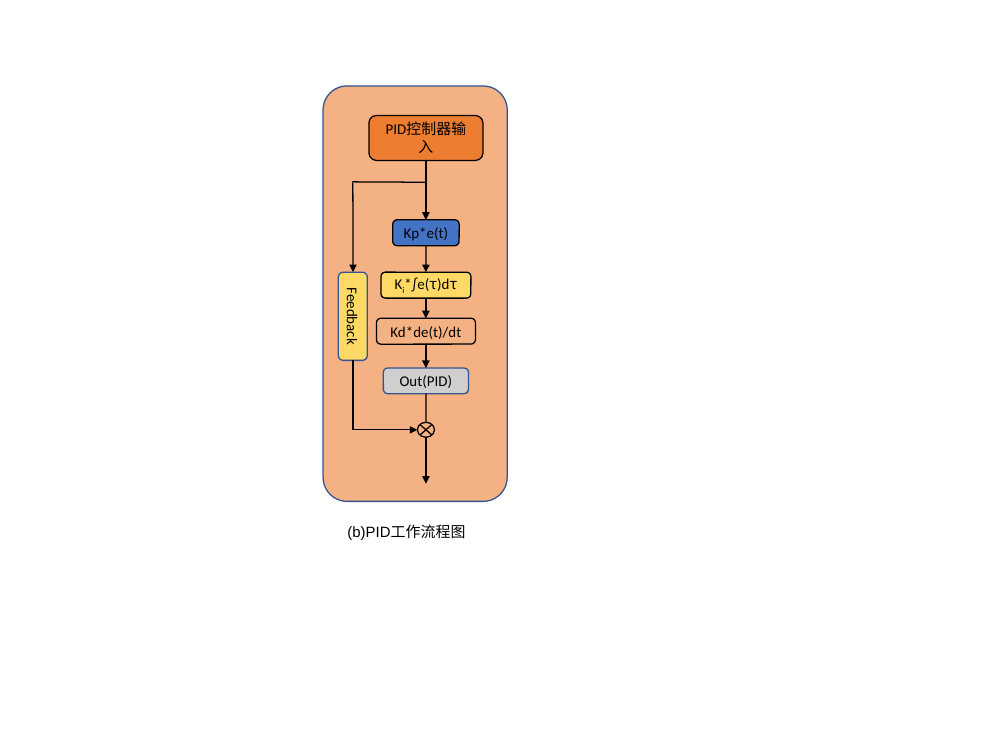
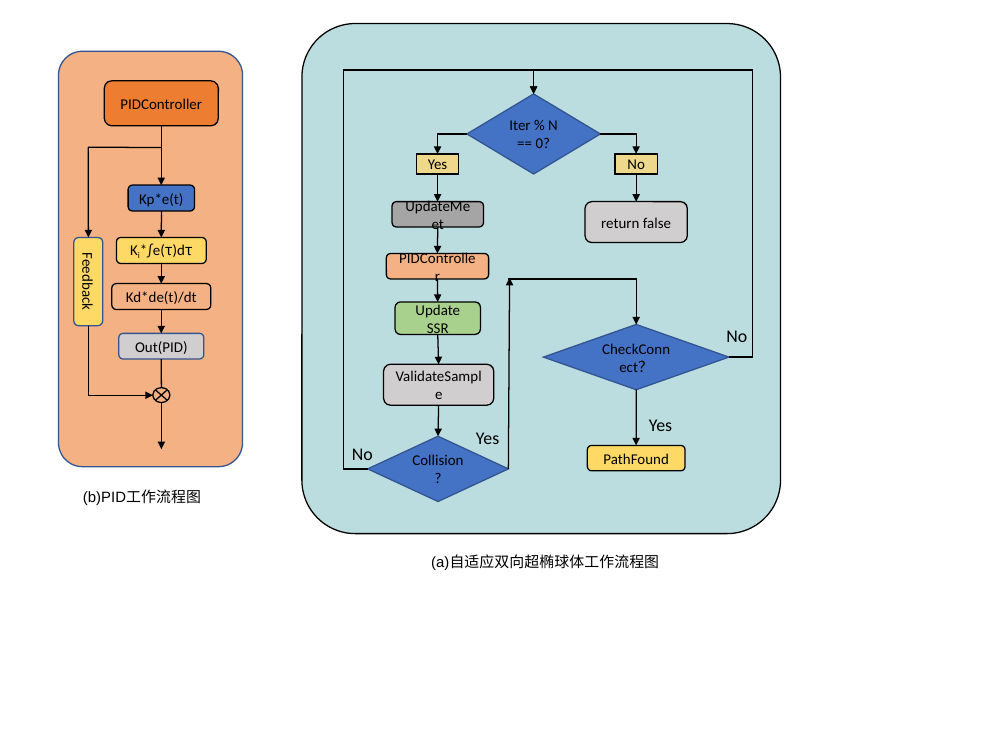
Before and after one commit to Montage-debug/Obesidian, a slide deck: slide 7 of 01-项目实践/机械革命项目/SC-RRT小论文编写/流程图/流程图绘制模板.pptx (slide 6 before the commit). Drawn at 1008x741 pixels with LibreOffice and Linux fonts; fonts in the diff are those of the drawing. Boxes give left, top, right and bottom in pixels: in the first picture for what was removed or moved away, otherwise in the second. Text is boxed around its words. In the diff, an @@ line names an element or a change of style, - is before the commit and + after.

Commit message:
docs(SC-RRT): 添加自适应双向超椭球体工作流程图文档
添加了完整的SC-RRT算法自适应双向超椭球体工作流程图文档，
包含整体流程图、核心模块详细流程、关键参数汇总和自适应
机制说明，同时更新了论文中的程序框图标注。

```diff
--- a/01-项目实践/机械革命项目/SC-RRT小论文编写/流程图/流程图绘制模板.pptx
+++ b/01-项目实践/机械革命项目/SC-RRT小论文编写/流程图/流程图绘制模板.pptx
@@ rounded rectangle removed at box(370, 115, 483, 160) @@
-PID控制器输入
@@ 6 rounded rectangles, 2 arrows, 1 text, 1 flow chart summing junction, 1 elbow arrow, 1 line: place and size @@
-6 rounded rectangles, 2 arrows, 1 text, 1 flow chart summing junction, 1 elbow arrow, 1 line at box(323, 87, 507, 540)
+6 rounded rectangles, 2 arrows, 1 text, 1 flow chart summing junction, 1 elbow arrow, 1 line at box(58, 52, 243, 505)
@@ arrow moved from (426, 161) - (426, 219) to (438, 174) - (438, 202) @@
@@ group added at box(104, 80, 218, 387): 4 arrows, 1 line, 1 rounded rectangle @@
+PIDController
@@ arrow moved from (426, 246) - (426, 272) to (438, 227) - (438, 253) @@
@@ arrow moved from (426, 298) - (426, 319) to (438, 279) - (438, 302) @@
@@ arrow moved from (426, 344) - (426, 368) to (438, 334) - (439, 364) @@
@@ group added at box(302, 24, 781, 533): 7 rounded rectangles, 5 elbow arrows, 4 texts, 3 diamonds, 3 arrows, 2 rectangles @@
+Yes
+PIDController
+PathFound
+UpdateMeet
+Iter % N == 0?
+No
+ValidateSample
+Update SSR
+return false
+Collision?
+CheckConnect？
+Yes
+No
+Yes
+No
@@ line moved from (426, 394) - (426, 422) to (439, 404) - (438, 436) @@
@@ line (439, 404) - (438, 436): line to arrow @@
@@ text added at box(431, 555, 659, 570), 11.7 pt, text #000000 @@
+(a)自适应双向超椭球体工作流程图
```
Also in this commit, not shown: 1 other slide changed, 1 slide added, 3 other files.
